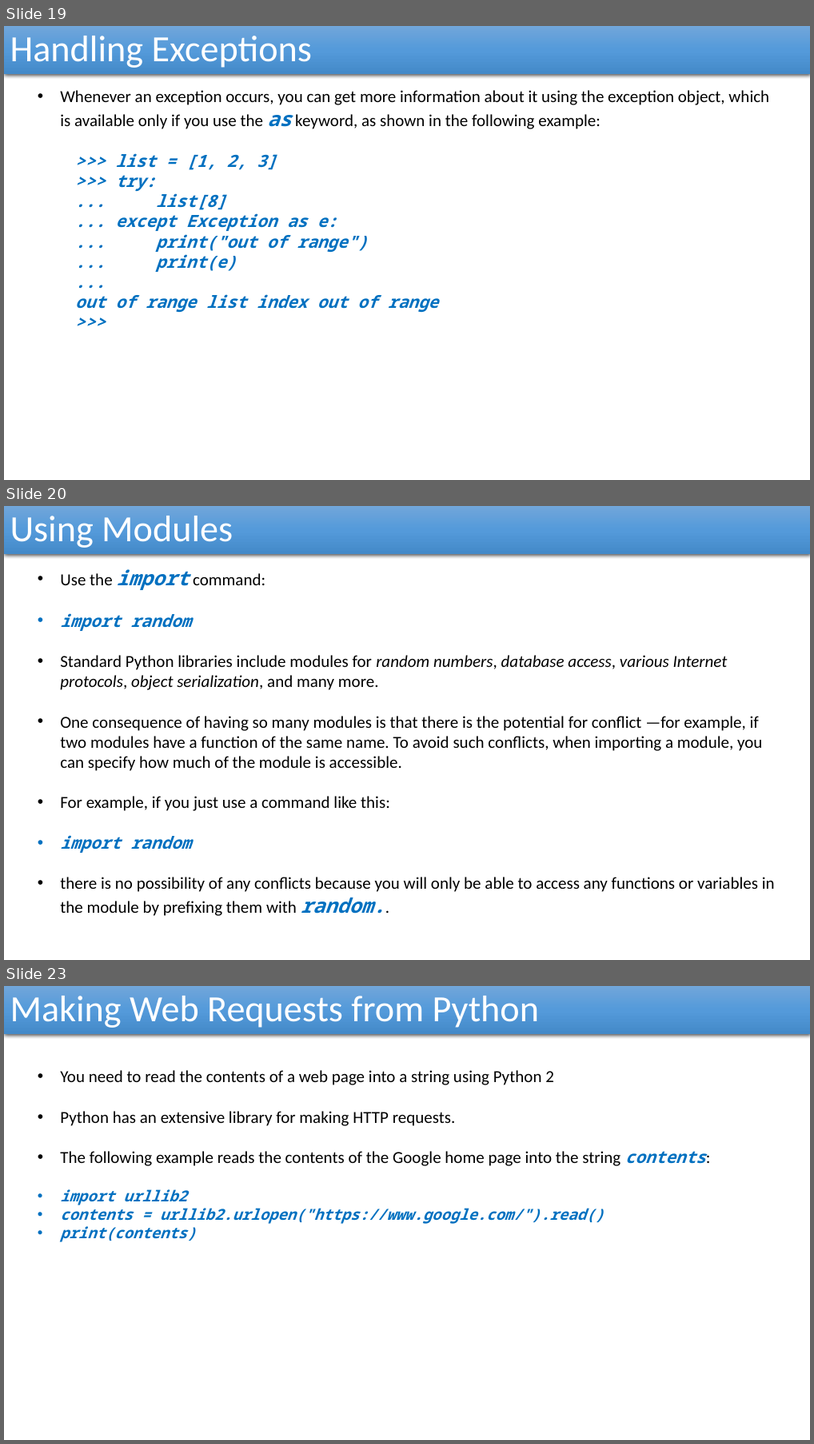
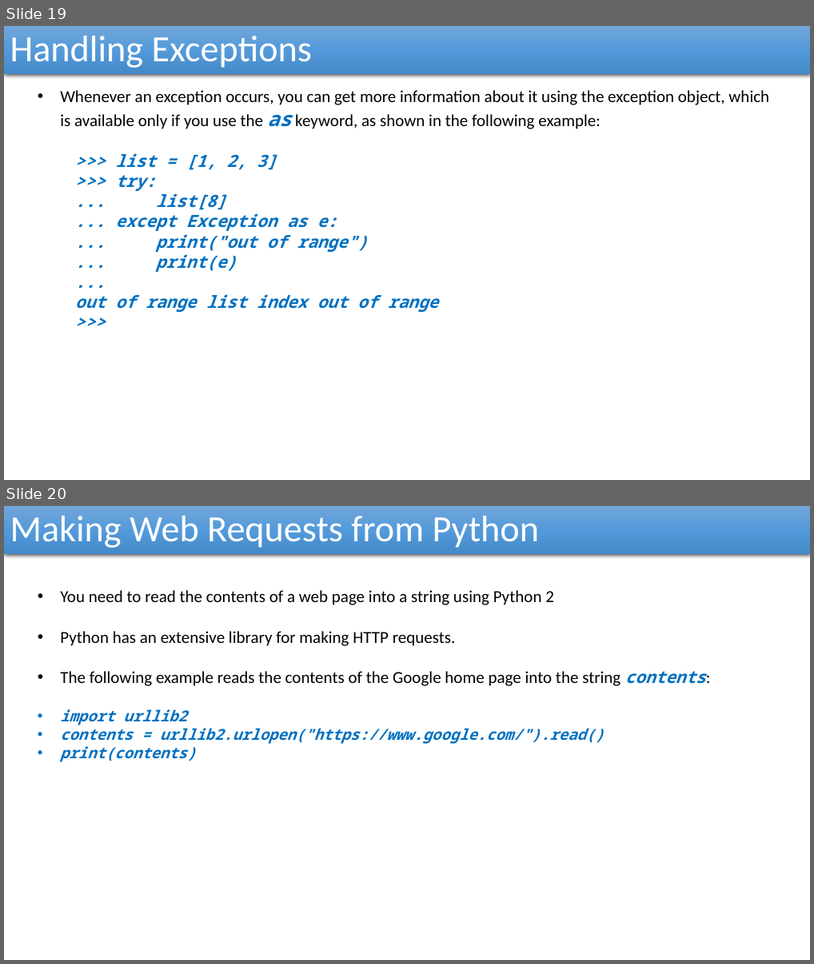
Before and after one commit to reza-arjmandi/rpi-course, a slide deck: session4/presentaion/Python_Advanced.pptx. Shown one above the other, each under a label of ours: slides 19, 20 and 23 before the commit, slides 19 and 20 after it; the slides between them are not shown. The pictures are 814x1444 and 814x964 pixels, drawn with LibreOffice and Linux fonts; fonts in the diff are those of the drawing. Boxes give left, top, right and bottom in pixels: in the first picture for what was removed or moved away, otherwise in the second. Text is boxed around its words. In the diff, an @@ line names an element or a change of style, - is before the commit and + after.

Commit message:
python presentation file's updated

```diff
--- a/session4/presentaion/Python_Advanced.pptx
+++ b/session4/presentaion/Python_Advanced.pptx
@@ slide 20 removed at [4,506,810,960], background #FFFFFF @@
@@ rectangle removed at [4,506,810,554] @@
-Using Modules
@@ text removed at [60,569,775,916] @@
-• Use the import command:
-• import random
-• Standard Python libraries include modules for random numbers, database access, various Internet protocols, object serialization, and many more.
-• One consequence of having so many modules is that there is the potential for conflict —for example, if two modules have a function of the same name. To avoid such conflicts, when importing a module, you can specify how much of the module is accessible.
-• For example, if you just use a command like this:
-• import random
-• there is no possibility of any conflicts because you will only be able to access any functions or variables in the module by prefixing them with random..
@@ what was slide 23 is now slide 20 @@
```
Also in this commit, not shown: 2 other slides removed, 2 other files.
